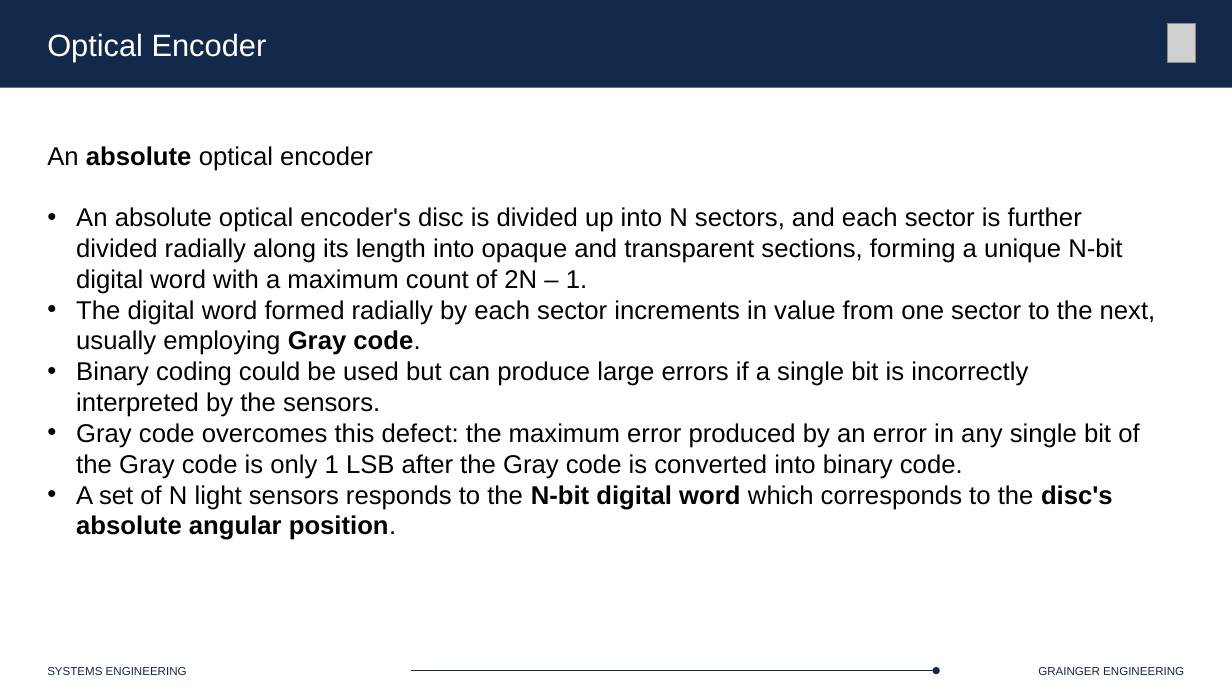
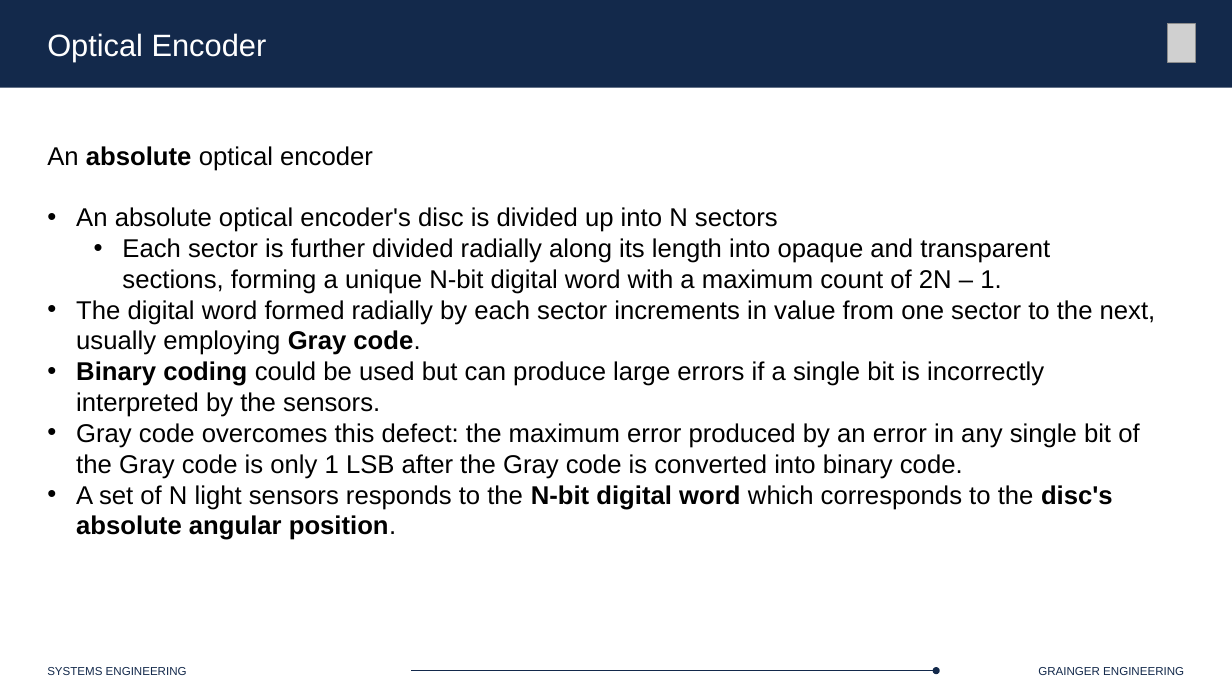
Before and after one commit to Marius-Juston/SE-423---Class-Material, a slide deck: slide 17 of Lectures/Slides/L6.pptx. Drawn at 1232x693 pixels with LibreOffice and Linux fonts; fonts in the diff are those of the drawing; grey boxes stand for pictures. Boxes give left, top, right and bottom in pixels: in the first picture for what was removed or moved away, otherwise in the second. Text is boxed around its words. In the diff, an @@ line names an element or a change of style, - is before the commit and + after.

Commit message:
added eQEP,  absolute encoder example, FIFO

```diff
--- a/Lectures/Slides/L6.pptx
+++ b/Lectures/Slides/L6.pptx
@@ text at (76, 207, 1050, 294): text changed @@
-• An absolute optical encoder's disc is divided up into N sectors, and each sector is further divided radially along its length into opaque and transparent sections, forming a unique N-bit digital word with a maximum count of 2N – 1.
+• An absolute optical encoder's disc is divided up into N sectors
+  • Each sector is further divided radially along its length into opaque and transparent sections, forming a unique N-bit digital word with a maximum count of 2N – 1.
@@ text at (76, 361, 1044, 417): bold on in "Binary coding" @@
```
Also in this commit, not shown: 9 other slides changed, 15 slides added, 1 other file.
